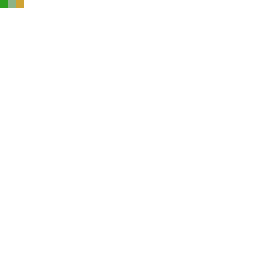
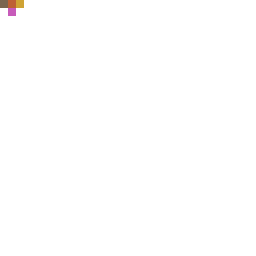
Layers edited between the first and the second 256px x 256px image:
painted on "Layer 1" over left=0, top=0, right=16, bottom=16
